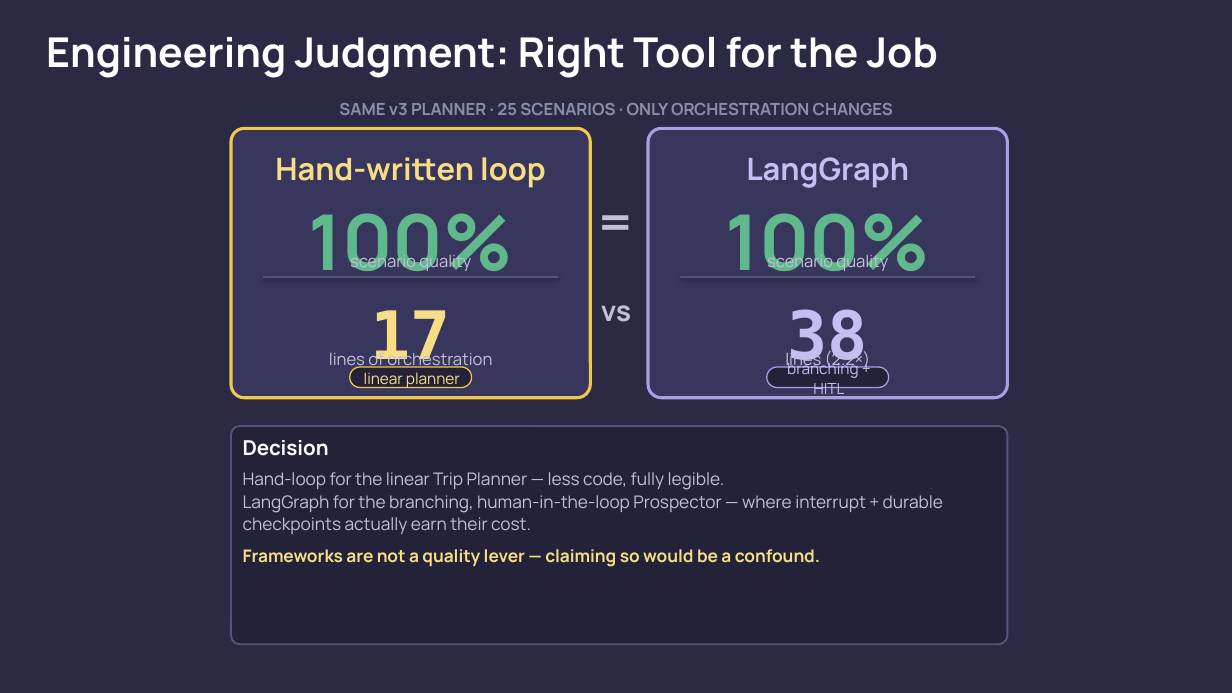
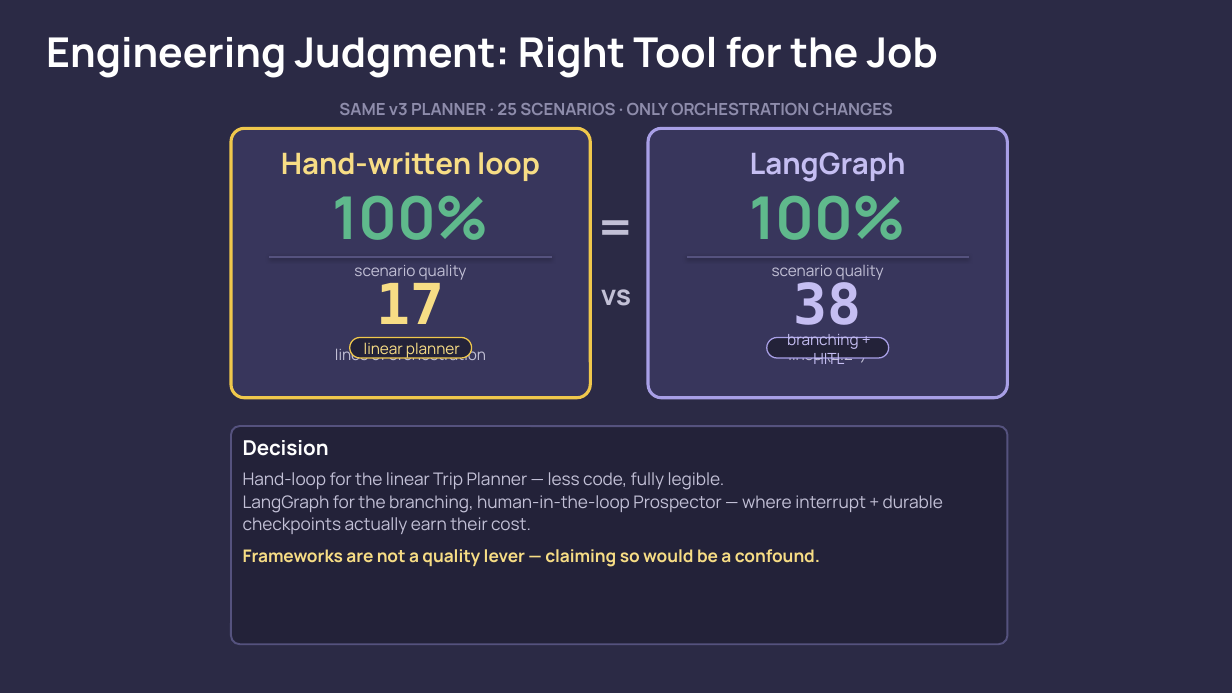
Before and after one commit to zmt28/BlueLiner, a slide deck: slide 3 of deck/assets/deck_graphics.pptx. Drawn at 1232x693 pixels with LibreOffice and Linux fonts; fonts in the diff are those of the drawing. Boxes give left, top, right and bottom in pixels: in the first picture for what was removed or moved away, otherwise in the second. Text is boxed around its words. In the diff, an @@ line names an element or a change of style, - is before the commit and + after.

```diff
--- a/deck/assets/deck_graphics.pptx
+++ b/deck/assets/deck_graphics.pptx
@@ text "Hand-written loop" at box(281, 152, 540, 181): size 24 to 23 pt @@
@@ text "LangGraph" at box(750, 152, 906, 182): size 24 to 23 pt @@
@@ text "100%": place and size @@
-text "100%" at box(350, 252, 471, 273)
+text "100%" at box(332, 195, 489, 280)
@@ text "100%": place and size @@
-text "100%" at box(767, 252, 888, 273)
+text "100%" at box(749, 195, 906, 280)
@@ text at box(332, 195, 489, 240): paragraph added @@
+100%
@@ text "=": place and size @@
-text "=" at box(591, 186, 642, 225)
+text "=" at box(591, 191, 642, 230)
@@ text at box(749, 195, 906, 240): paragraph added @@
+100%
@@ text removed at box(308, 213, 512, 271) @@
-100%
@@ text removed at box(726, 213, 930, 271) @@
-100%
@@ text "17": place and size @@
-text "17" at box(329, 350, 492, 371)
+text "17" at box(335, 278, 486, 360)
@@ line moved from (263, 277) - (558, 277) to (270, 257) - (552, 257) @@
@@ text at box(354, 265, 467, 280): size 13 to 12 pt in "scenario quality"; more space between paragraphs @@
@@ text "38": place and size @@
-text "38" at box(785, 350, 870, 371)
+text "38" at box(788, 278, 867, 364)
@@ line moved from (680, 277) - (976, 277) to (687, 257) - (970, 257) @@
@@ text at box(772, 265, 884, 280): size 13 to 12 pt in "scenario quality"; more space between paragraphs @@
@@ text at box(377, 278, 445, 324): paragraph added @@
+17
@@ text "vs": place and size @@
-text "vs" at box(601, 305, 631, 322)
+text "vs" at box(601, 289, 631, 306)
@@ text at box(794, 278, 862, 336): paragraph added @@
+38
@@ text removed at box(371, 310, 451, 374) @@
-17
@@ text removed at box(788, 309, 868, 374) @@
-38
@@ text at box(335, 346, 486, 360): size 13 to 12 pt; more space between paragraphs @@
@@ rounded rectangle "linear planner": place and size @@
-rounded rectangle "linear planner" at box(349, 367, 471, 387)
+rounded rectangle "linear planner" at box(349, 337, 471, 358)
@@ rounded rectangle "branching + HITL": place and size @@
-rounded rectangle "branching + HITL" at box(767, 367, 889, 387)
+rounded rectangle "branching + HITL" at box(767, 337, 889, 358)
@@ text at box(788, 346, 867, 364): size 13 to 12 pt in "lines (2.2×)"; more space between paragraphs @@
```
Also in this commit, not shown: 1 other file.
